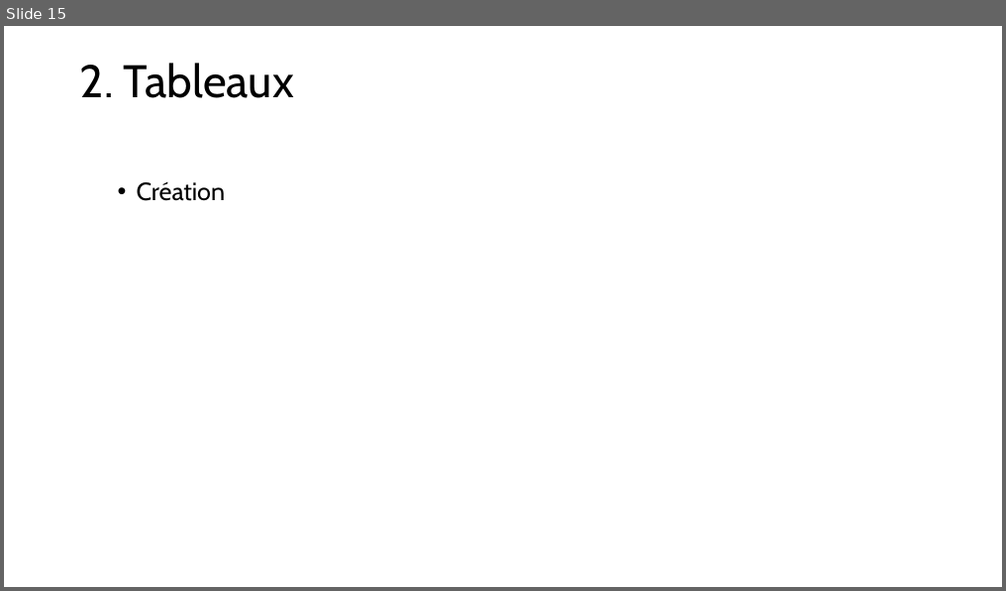
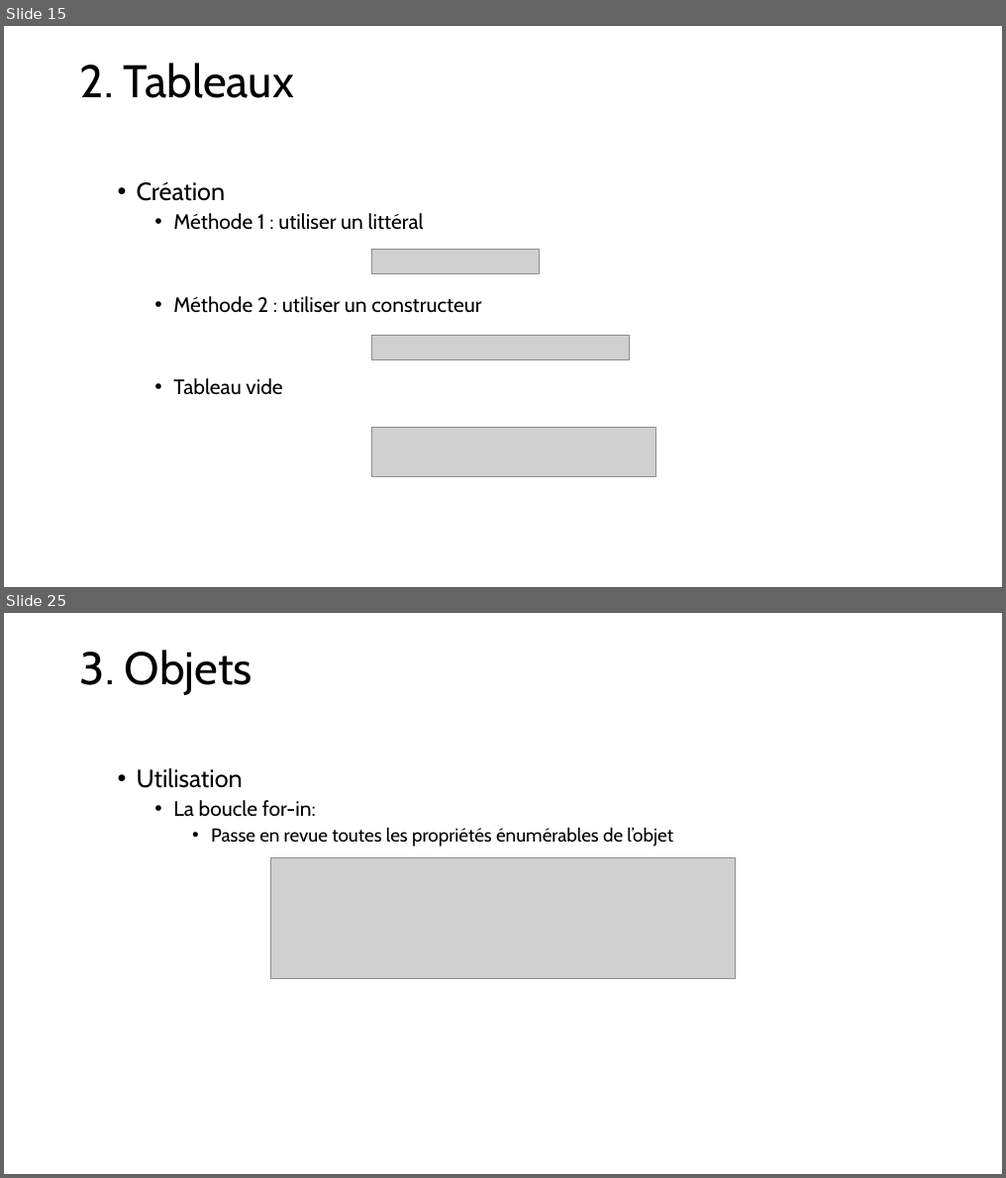
Before and after one commit to LJKhnor/chapitre-6, a slide deck: Chapitre 6.pptx. Shown one above the other, each under a label of ours: slide 15 before the commit, slides 15 and 25 after it; the slides between them are not shown. The pictures are 1006x591 and 1006x1178 pixels, drawn with LibreOffice and Linux fonts; fonts in the diff are those of the drawing; grey boxes stand for pictures. Boxes give left, top, right and bottom in pixels: in the first picture for what was removed or moved away, otherwise in the second. Text is boxed around its words. In the diff, an @@ line names an element or a change of style, - is before the commit and + after.

```diff
--- a/Chapitre 6.pptx
+++ b/Chapitre 6.pptx
@@ slide 25 added at [4,613,1002,1174], background #FFFFFF @@
@@ title added at [80,650,252,695], 44 pt, text #000000 @@
+3. Objets
@@ text added at [137,768,673,847], 18 pt, text #000000 @@
+  • Utilisation
+    • La boucle for-in:
+      • Passe en revue toutes les propriétés énumérables de l’objet
@@ picture added at [271,859,736,979] @@
@@ slide 15 changed as well @@
@@ text at [173,213,481,395]: paragraphs added @@
+    • Méthode 1 : utiliser un littéral
+    • Méthode 2 : utiliser un constructeur
+    • Tableau vide
@@ picture added at [372,249,540,274] @@
@@ picture added at [372,336,630,360] @@
@@ picture added at [372,428,656,477] @@
```
Also in this commit, not shown: 20 other slides changed, 7 other slides added, 1 slide removed.
